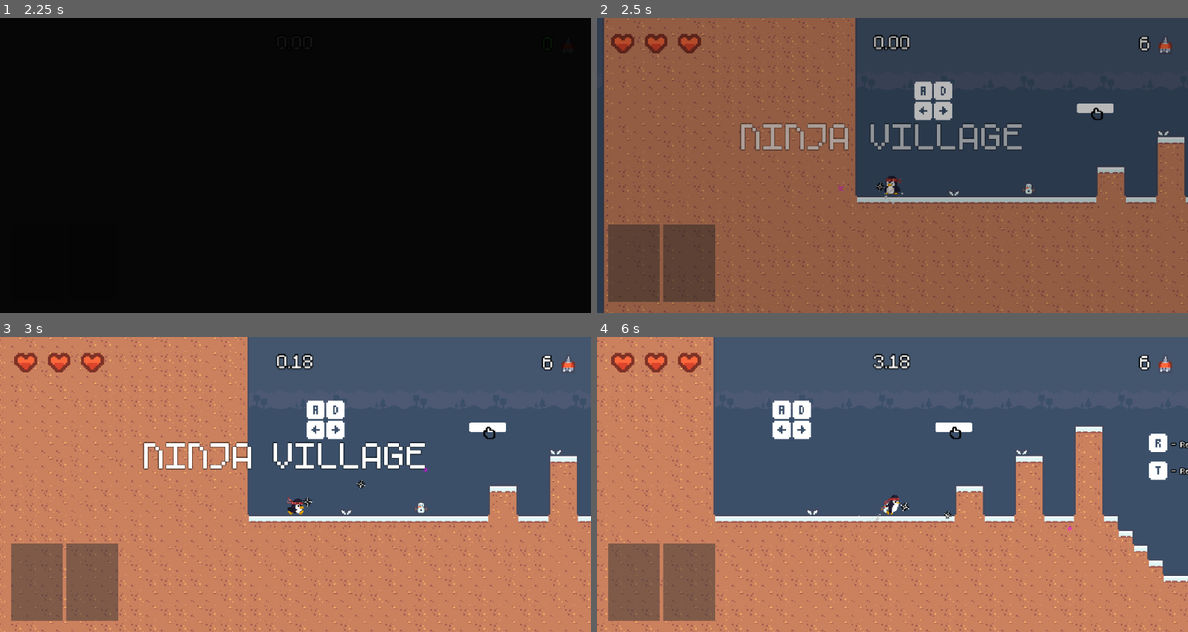
Above: before the commit, frames 1-4 (two rows, left to right).
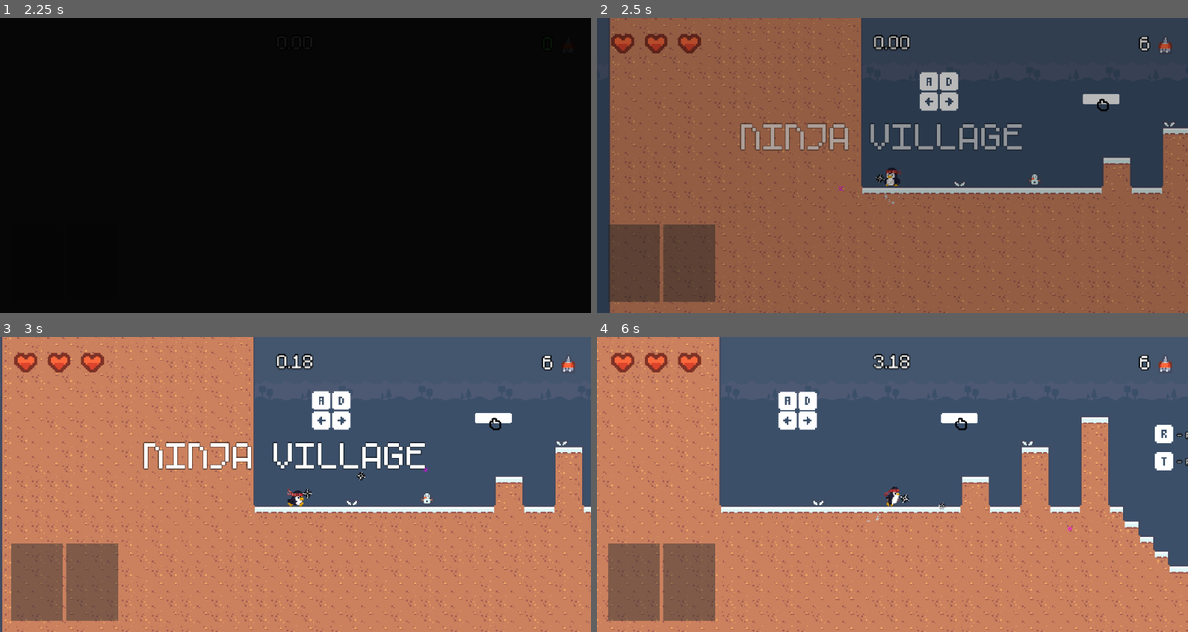
Above: after the commit, the same moments.

Repository: vard0han/pengu
Game: Godot game, scene res://scenes/main.tscn
The game is run twice, just before and just after one commit, with the same random seed, the same clock (stepped at 60 frames per second) and the same inputs.
Inputs (mouse positions are in pixels of both pictures, inside the frame that each line leads up to):
- Up to frame 1 (2.25 s): click "Start" at 0.5 s; click "1" at 1.25 s; click "SHURIKEN Damage: 1 Range: 300" at 2 s
- Up to frame 2 (2.5 s): no input
- Up to frame 3 (3 s): move the mouse to (425, 469) at 2.77 s; press the mouse at (425, 469) at 2.78 s; hold D (move_right) from 2.78 s (still down)
- Up to frame 4 (6 s): tap Space (jump) at 3.02, 3.77, 5.27 s; move the mouse to (774, 499) at 3.52 s; release the mouse at (774, 499) at 3.53 s; tap Q (cycle_card) at 3.6 s; move the mouse to (951, 419) at 4.27 s; release D (move_right) at 4.28 s; hold A (move_left) 4.28-5.03 s; hold Right mouse button (sacrifice_card) 4.28-5.03 s; move the mouse to (862, 543) at 5.02 s; hold D (move_right) from 5.03 s (still down); tap Shift (use_card) at 5.1 s; move the mouse to (1069, 528) at 5.77 s; press the mouse at (1069, 528) at 5.78 s

Frame 1 is identical in both runs. In frame 2, 10% of the frame differs, in the area x 1-100%, y 0-100%; in frame 3, 12%; in frame 4, 13%, in the area x 0-100%, y 0-100%.

Commit message:
fixed minor bugs and added grid snap to levels

Diff:
--- a/resources/weapons/shuriken.tres
+++ b/resources/weapons/shuriken.tres
@@ -12,6 +12,7 @@
 projectile_scene = ExtResource("1_m5mo2")
 fire_rate = 6.0
 weapon_range = 300.0
+projectile_speed = 400.0
 projectile_texture = ExtResource("2_i3eg4")
 visual_scene = ExtResource("3_gpr7m")
 stat_description = "
--- a/scenes/game_manager.gd
+++ b/scenes/game_manager.gd
@@ -9,6 +9,7 @@
 var pending_level_path: String = ""
 var weapon_select_instance: WeaponSelect = null
 var selected_weapon: WeaponData = null
+var is_level_ready: bool = false
 
 func load_level(path: String) -> void:
 	await SceneTransition.fade_to_black(0.2)
@@ -30,6 +31,7 @@
 	call_deferred("_emit_level_loaded")
 
 	await SceneTransition.fade_from_black(0.3)
+	is_level_ready = true
 
 func reset_current_level() -> void:
 	if pending_level_path == "":
--- a/scenes/player/player.tscn
+++ b/scenes/player/player.tscn
@@ -20,10 +20,6 @@
 [ext_resource type="Texture2D" uid="uid://bcx6w5ntc2wo5" path="res://assets/penguins/pengu_idle.png" id="16_myrg7"]
 [ext_resource type="Texture2D" uid="uid://cg80ynhywf1ns" path="res://assets/penguins/pengu_run.png" id="17_kvlxm"]
 [ext_resource type="Texture2D" uid="uid://b806kbfgogsmt" path="res://assets/penguins/smoosh.png" id="17_uf5tr"]
-
-[sub_resource type="CapsuleShape2D" id="CapsuleShape2D_dovo2"]
-radius = 9.0
-height = 22.0
 
 [sub_resource type="AtlasTexture" id="AtlasTexture_uf5tr"]
 atlas = ExtResource("17_kvlxm")
@@ -121,13 +117,14 @@
 "speed": 8.0
 }]
 
+[sub_resource type="CapsuleShape2D" id="CapsuleShape2D_dovo2"]
+radius = 9.0
+height = 20.0
+
 [node name="Player" type="CharacterBody2D" unique_id=681689913]
 collision_layer = 2
 collision_mask = 1025
 script = ExtResource("1_dovo2")
-
-[node name="CollisionShape2D" type="CollisionShape2D" parent="." unique_id=463265850]
-shape = SubResource("CapsuleShape2D_dovo2")
 
 [node name="Camera2D" type="Camera2D" parent="." unique_id=2056689752]
 zoom = Vector2(0.9, 0.9)
@@ -156,6 +153,7 @@
 script = ExtResource("9_8ydkj")
 
 [node name="Weapon" type="Node2D" parent="." unique_id=1105540759]
+position = Vector2(0, -10)
 script = ExtResource("9_5gtgg")
 weapon_data = ExtResource("10_fm80t")
 
@@ -165,6 +163,7 @@
 script = ExtResource("11_je7p5")
 
 [node name="Reticle" parent="." unique_id=519812675 instance=ExtResource("12_gx1jg")]
+visible = false
 modulate = Color(1, 0, 1, 1)
 region_rect = Rect2(101, 5, 6, 6)
 
@@ -173,8 +172,18 @@
 damage_cooldown = 1.0
 metadata/_custom_type_script = "uid://cjjdqwe3gxkkb"
 
+[node name="AnimatedSprite2D" type="AnimatedSprite2D" parent="." unique_id=1339942405]
+position = Vector2(0, -11)
+sprite_frames = SubResource("SpriteFrames_myrg7")
+animation = &"idle"
+autoplay = "idle"
+
+[node name="CollisionShape2D" type="CollisionShape2D" parent="." unique_id=463265850]
+position = Vector2(0, -10)
+shape = SubResource("CapsuleShape2D_dovo2")
+
 [node name="Hurtbox" type="Area2D" parent="." unique_id=1761976488 node_paths=PackedStringArray("health_component")]
-visible = false
+position = Vector2(0, -10)
 collision_layer = 8
 collision_mask = 576
 script = ExtResource("14_fcs02")
@@ -183,9 +192,3 @@
 
 [node name="CollisionShape2D2" type="CollisionShape2D" parent="Hurtbox" unique_id=1663120866]
 shape = SubResource("CapsuleShape2D_dovo2")
-
-[node name="AnimatedSprite2D" type="AnimatedSprite2D" parent="." unique_id=1339942405]
-position = Vector2(0, -1)
-sprite_frames = SubResource("SpriteFrames_myrg7")
-animation = &"idle"
-autoplay = "idle"
--- a/scenes/ui/pause_menu.gd
+++ b/scenes/ui/pause_menu.gd
@@ -33,7 +33,7 @@
 
 func _is_in_level() -> bool:
 	var main : Main = Main.get_instance(get_tree())
-	return main != null and main.game_manager.current_level_instance != null
+	return main != null and main.game_manager.current_level_instance != null and main.game_manager.is_level_ready
 
 func _open() -> void:
 	get_parent().move_child(self, -1)
--- a/scenes/weapons/empowerments/pierce_projectile.gd
+++ b/scenes/weapons/empowerments/pierce_projectile.gd
@@ -1,5 +1,8 @@
 class_name PierceProjectile
 extends Projectile
 
-func _ready() -> void:
+func on_launched() -> void:
 	velocity = (velocity * 2).limit_length(1000.0)
+
+func _on_body_entered(_body: Node) -> void:
+	pass
--- a/scenes/weapons/projectiles/projectile.gd
+++ b/scenes/weapons/projectiles/projectile.gd
@@ -10,6 +10,9 @@
 
 func _ready() -> void:
 	body_entered.connect(_on_body_entered)
+
+func on_launched() -> void:
+	pass
 
 func _on_body_entered(_body: Node) -> void:
 	AudioManager.play_sfx("enemy_hit", -20.0, randf_range(2.0, 2.2))
--- a/scenes/weapons/weapon.gd
+++ b/scenes/weapons/weapon.gd
@@ -68,6 +68,7 @@
 	else:
 		projectile.global_position = _muzzle.global_position
 		projectile.velocity = player.aim_direction * weapon_data.projectile_speed
+		projectile.on_launched()
 
 	var sprite: Sprite2D = projectile.get_node_or_null("Sprite2D")
 	if sprite and weapon_data.projectile_texture:
--- a/scenes/world/levels/level_01.tscn
+++ b/scenes/world/levels/level_01.tscn
@@ -198,33 +198,36 @@
 horizontal_alignment = 1
 
 [node name="RegularPatrol" parent="Enemies" parent_id_path=PackedInt32Array(1302501266) index="0" unique_id=1356801853 instance=ExtResource("2_ynxc0")]
-position = Vector2(292, 126)
+position = Vector2(288, 126)
 
 [node name="JumpPatrol" parent="Enemies" parent_id_path=PackedInt32Array(1302501266) index="1" unique_id=965955601 instance=ExtResource("2_ynxc0")]
-position = Vector2(731, 216)
+position = Vector2(729, 216)
 patrol_speed = 0.0
 card_drop = ExtResource("3_q6olp")
 
 [node name="JumpPatrol2" parent="Enemies" parent_id_path=PackedInt32Array(1302501266) index="2" unique_id=265077795 instance=ExtResource("2_ynxc0")]
-position = Vector2(622, -36)
+position = Vector2(621, -36)
 patrol_speed = 0.0
 card_drop = ExtResource("3_q6olp")
 
 [node name="DashPatrol" parent="Enemies" parent_id_path=PackedInt32Array(1302501266) index="3" unique_id=1278892515 instance=ExtResource("2_ynxc0")]
-position = Vector2(1005, 126)
+position = Vector2(999, 126)
 card_drop = ExtResource("4_8p1rb")
 
 [node name="DashPatrol2" parent="Enemies" parent_id_path=PackedInt32Array(1302501266) index="4" unique_id=395550830 instance=ExtResource("2_ynxc0")]
-position = Vector2(1014, 288)
+position = Vector2(1017, 288)
 card_drop = ExtResource("4_8p1rb")
 
 [node name="DashPatrol3" parent="Enemies" parent_id_path=PackedInt32Array(1302501266) index="5" unique_id=721304173 instance=ExtResource("2_ynxc0")]
-position = Vector2(1052, -72)
+position = Vector2(1053, -72)
 card_drop = ExtResource("4_8p1rb")
 
 [node name="FinishLine" parent="." index="6" unique_id=1804460539]
 position = Vector2(245, -225)
 
+[node name="Sprite2D" parent="FinishLine" index="1" unique_id=945155921]
+position = Vector2(-2, 0)
+
 [node name="KillZone" parent="." index="7" unique_id=466905863]
 position = Vector2(0, 395)
 
@@ -232,4 +235,4 @@
 shape = SubResource("WorldBoundaryShape2D_odbsn")
 
 [node name="Player" parent="." index="8" unique_id=681689913]
-position = Vector2(-677, 116)
+position = Vector2(-684, 126)
--- a/scenes/world/levels/level_02.tscn
+++ b/scenes/world/levels/level_02.tscn
@@ -22,12 +22,12 @@
 tile_map_data = PackedByteArray("AADz/xIAAAACAAcAAADz/xEAAAAEAAUAAADz/xAAAAAEAAUAAADz/w8AAAACAAYAAADz/w4AAAAEAAUAAADz/w …(50512 unchanged characters)…
 
 [node name="JumpTurret" parent="Enemies" parent_id_path=PackedInt32Array(1302501266) index="0" unique_id=1356801853 instance=ExtResource("2_ama0h")]
-position = Vector2(1, -157)
-rotation = 0.7223203
+position = Vector2(9, -153)
+rotation = 0.7853982
 card_drop = ExtResource("3_7sw10")
 
 [node name="JumpPatrol" parent="Enemies" parent_id_path=PackedInt32Array(1302501266) index="1" unique_id=1969185022 instance=ExtResource("4_7sw10")]
-position = Vector2(-32, 54)
+position = Vector2(-36, 54)
 card_drop = ExtResource("3_7sw10")
 
 [node name="JumpPatrol2" parent="Enemies" parent_id_path=PackedInt32Array(1302501266) index="2" unique_id=1182203981 instance=ExtResource("4_7sw10")]
@@ -39,21 +39,21 @@
 patrol_speed = 0.0
 
 [node name="DashPatrol" parent="Enemies" parent_id_path=PackedInt32Array(1302501266) index="4" unique_id=1783080767 instance=ExtResource("4_7sw10")]
-position = Vector2(-24, -90)
+position = Vector2(-27, -90)
 card_drop = ExtResource("5_sds6h")
 
 [node name="JumpPatrol3" parent="Enemies" parent_id_path=PackedInt32Array(1302501266) index="5" unique_id=2146552840 instance=ExtResource("4_7sw10")]
-position = Vector2(325, -270)
+position = Vector2(324, -270)
 patrol_speed = 0.0
 card_drop = ExtResource("3_7sw10")
 
 [node name="JumpPatrol4" parent="Enemies" parent_id_path=PackedInt32Array(1302501266) index="6" unique_id=43856219 instance=ExtResource("4_7sw10")]
-position = Vector2(352, -270)
+position = Vector2(351, -270)
 patrol_speed = 0.0
 card_drop = ExtResource("3_7sw10")
 
 [node name="JumpPatrol5" parent="Enemies" parent_id_path=PackedInt32Array(1302501266) index="7" unique_id=877458191 instance=ExtResource("4_7sw10")]
-position = Vector2(379, -270)
+position = Vector2(378, -270)
 patrol_speed = 0.0
 card_drop = ExtResource("3_7sw10")
 
@@ -62,17 +62,20 @@
 card_drop = ExtResource("5_sds6h")
 
 [node name="JumpTurret2" parent="Enemies" parent_id_path=PackedInt32Array(1302501266) index="9" unique_id=86888745 instance=ExtResource("2_ama0h")]
-position = Vector2(5, -398)
-rotation = 0.6596414
+position = Vector2(0, -396)
+rotation = 0.7853982
 card_drop = ExtResource("3_7sw10")
 
 [node name="DashPatrol3" parent="Enemies" parent_id_path=PackedInt32Array(1302501266) index="10" unique_id=1585432229 instance=ExtResource("4_7sw10")]
-position = Vector2(361, -450)
+position = Vector2(360, -450)
 patrol_speed = 0.0
 card_drop = ExtResource("5_sds6h")
 
 [node name="FinishLine" parent="." index="5" unique_id=1804460539]
 position = Vector2(551, -603)
+
+[node name="Sprite2D" parent="FinishLine" index="1" unique_id=945155921]
+position = Vector2(-2, 0)
 
 [node name="Tutorials" type="Node2D" parent="." index="7" unique_id=1153755692]
 
@@ -131,4 +134,4 @@
 horizontal_alignment = 1
 
 [node name="Player" parent="." index="8" unique_id=681689913]
-position = Vector2(-191, 44)
+position = Vector2(-180, 54)
--- a/scenes/world/levels/level_03.tscn
+++ b/scenes/world/levels/level_03.tscn
@@ -12,7 +12,7 @@
 gold_time = 27.5
 silver_time = 34.0
 bronze_time = 40.0
-dev_time = 21.34
+dev_time = 20.72
 
 [node name="Background" parent="." index="0" unique_id=827422336]
 modulate = Color(0.3019608, 0.34901962, 0.4509804, 1)
@@ -22,59 +22,62 @@
 tile_map_data = PackedByteArray("AAARAP3/AAACAAYAAAASAP3/AAACAAYAAAATAP3/AAACAAYAAAAUAP3/AAACAAYAAAAVAP3/AAACAAYAAAAWAP …(8224 unchanged characters)…
 
 [node name="JumpPatrol" parent="Enemies" parent_id_path=PackedInt32Array(1302501266) index="0" unique_id=1356801853 instance=ExtResource("2_whm6c")]
-position = Vector2(-758, 36)
+position = Vector2(-747, 36)
 card_drop = ExtResource("3_7lipg")
 
 [node name="JumpPatrol2" parent="Enemies" parent_id_path=PackedInt32Array(1302501266) index="1" unique_id=1155335619 instance=ExtResource("2_whm6c")]
-position = Vector2(64, 90)
+position = Vector2(63, 90)
 patrol_speed = 0.0
 card_drop = ExtResource("3_7lipg")
 
 [node name="JumpPatrol3" parent="Enemies" parent_id_path=PackedInt32Array(1302501266) index="2" unique_id=2051981519 instance=ExtResource("2_whm6c")]
-position = Vector2(-67, 180)
+position = Vector2(-63, 180)
 card_drop = ExtResource("3_7lipg")
 
 [node name="DashPatrol" parent="Enemies" parent_id_path=PackedInt32Array(1302501266) index="3" unique_id=1469150844 instance=ExtResource("2_whm6c")]
-position = Vector2(318, 234)
+position = Vector2(315, 234)
 card_drop = ExtResource("4_7yau5")
 
 [node name="DashPatrol2" parent="Enemies" parent_id_path=PackedInt32Array(1302501266) index="4" unique_id=406163875 instance=ExtResource("2_whm6c")]
-position = Vector2(199, 234)
+position = Vector2(207, 234)
 card_drop = ExtResource("4_7yau5")
 
 [node name="DashPatrol3" parent="Enemies" parent_id_path=PackedInt32Array(1302501266) index="5" unique_id=746111708 instance=ExtResource("2_whm6c")]
-position = Vector2(464, 234)
+position = Vector2(468, 234)
 patrol_speed = 0.0
 card_drop = ExtResource("4_7yau5")
 
 [node name="DashPatrol4" parent="Enemies" parent_id_path=PackedInt32Array(1302501266) index="6" unique_id=2092943224 instance=ExtResource("2_whm6c")]
-position = Vector2(490, 234)
+position = Vector2(495, 234)
 patrol_speed = 0.0
 card_drop = ExtResource("4_7yau5")
 
 [node name="DashPatrol5" parent="Enemies" parent_id_path=PackedInt32Array(1302501266) index="7" unique_id=607943717 instance=ExtResource("2_whm6c")]
-position = Vector2(515, 234)
+position = Vector2(522, 234)
 patrol_speed = 0.0
 card_drop = ExtResource("4_7yau5")
 
 [node name="DashPatrol6" parent="Enemies" parent_id_path=PackedInt32Array(1302501266) index="8" unique_id=1854573503 instance=ExtResource("2_whm6c")]
-position = Vector2(372, -72)
+position = Vector2(369, -72)
 card_drop = ExtResource("4_7yau5")
 
 [node name="JumpPatrol4" parent="Enemies" parent_id_path=PackedInt32Array(1302501266) index="9" unique_id=1442067739 instance=ExtResource("2_whm6c")]
-position = Vector2(193, -91)
+position = Vector2(189, -90)
 card_drop = ExtResource("4_7yau5")
 
 [node name="JumpPatrol5" parent="Enemies" parent_id_path=PackedInt32Array(1302501266) index="10" unique_id=1502259405 instance=ExtResource("2_whm6c")]
-position = Vector2(-110, -144)
+position = Vector2(-117, -144)
 card_drop = ExtResource("3_7lipg")
 
 [node name="TurretEnemy" parent="Enemies" parent_id_path=PackedInt32Array(1302501266) index="11" unique_id=723809541 instance=ExtResource("5_elbth")]
-position = Vector2(-638, 4)
+position = Vector2(-639, 0)
 scale = Vector2(-1, 1)
 
 [node name="FinishLine" parent="." index="5" unique_id=1804460539]
 position = Vector2(-188, -405)
+
+[node name="Sprite2D" parent="FinishLine" index="1" unique_id=945155921]
+position = Vector2(-1, 0)
 
 [node name="KillZone" parent="." index="6" unique_id=466905863]
 position = Vector2(0, 400)
@@ -82,5 +85,5 @@
 [node name="Tutorials" type="Node2D" parent="." index="7" unique_id=1599857436]
 
 [node name="Player" parent="." index="8" unique_id=681689913]
-position = Vector2(-1083, 26)
+position = Vector2(-1080, 36)
 move_speed = 110.0
